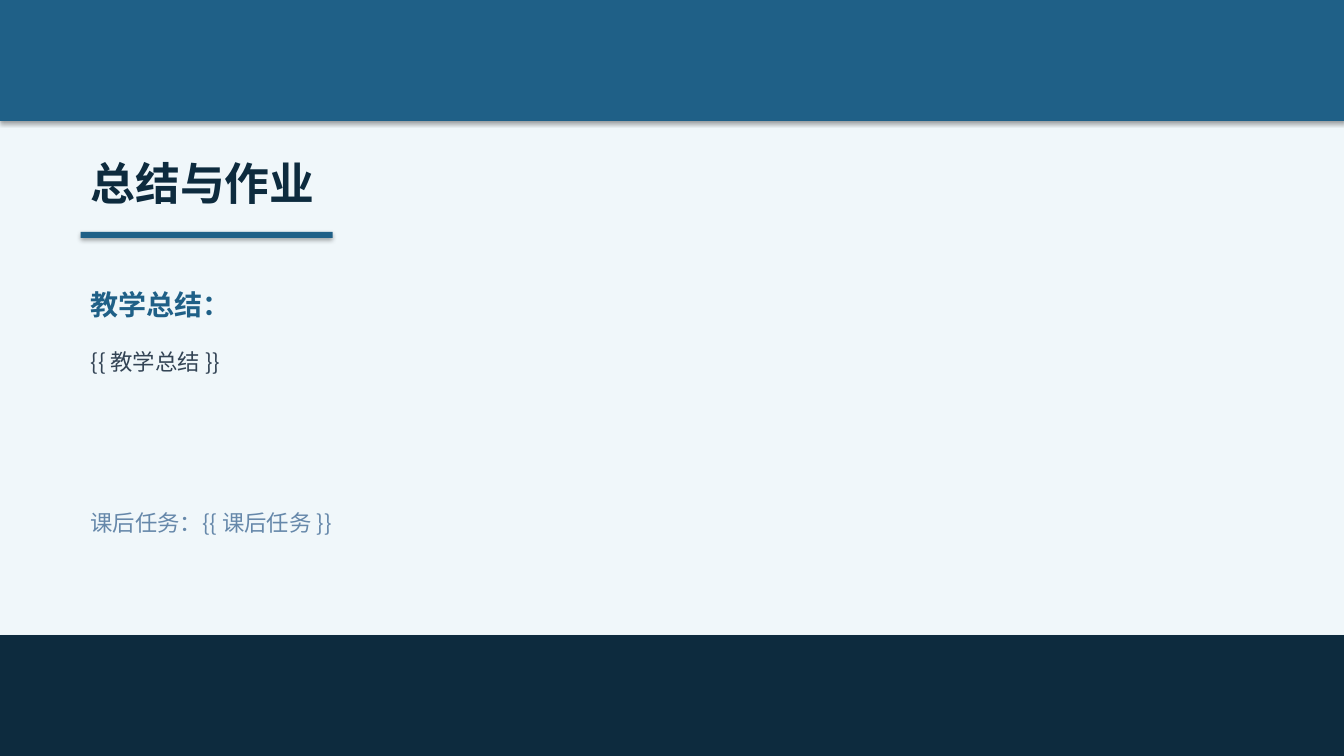
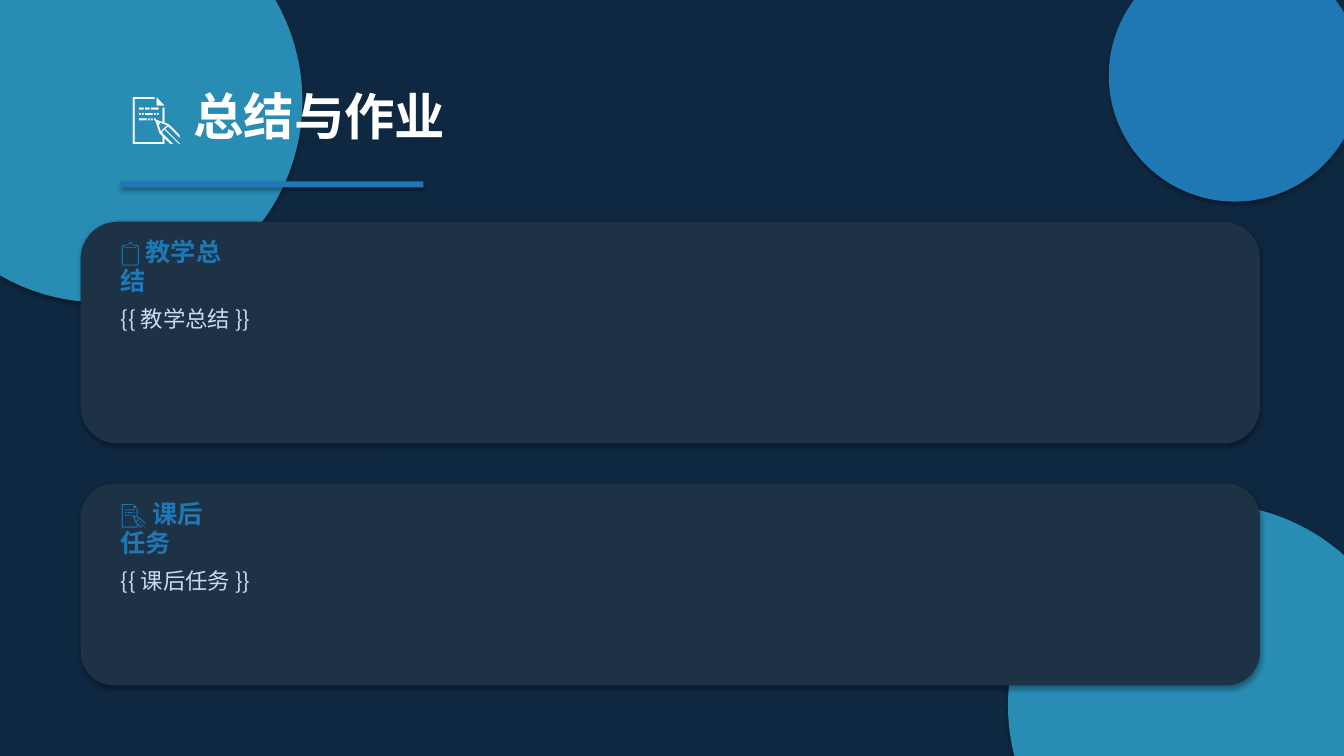
Before and after one commit to KK985956/water-intelligent-teaching, a slide deck: slide 9 of backend/data/template_hydraulics.pptx. Drawn at 1344x756 pixels with LibreOffice and Linux fonts; fonts in the diff are those of the drawing. Boxes give left, top, right and bottom in pixels: in the first picture for what was removed or moved away, otherwise in the second. Text is boxed around its words. In the diff, an @@ line names an element or a change of style, - is before the commit and + after.

```diff
--- a/backend/data/template_hydraulics.pptx
+++ b/backend/data/template_hydraulics.pptx
@@ background #F0F7FA to #FFFFFF @@
@@ rectangle: place and size @@
-rectangle at (0,0,1344,121)
+rectangle at (0,0,1344,756)
@@ rectangle at (0,0,1344,756): fill #1F6087 to #0F2841 @@
@@ ellipse added at (0,0,302,302), fill #288CB4 @@
@@ ellipse added at (1109,0,1344,202), fill #1F78B4 @@
@@ text at (193,84,445,148): text changed; size 32 to 36 pt; text colour #0D2B3E to #FFFFFF @@
-总结与作业
+📝 总结与作业
@@ rectangle: place and size @@
-rectangle at (81,232,333,238)
+rectangle at (121,181,423,188)
@@ rectangle at (121,181,423,188): fill #1F6087 to #1F78B4 @@
@@ rounded rectangle added at (81,222,1260,444), fill #1E3246 @@
@@ text at (121,239,222,292): text changed; size 16 to 18 pt; text colour #334455 to #1F78B4; bold on @@
-{{ 教学总结 }}
+📋 教学总结
@@ text at (141,308,230,329): text changed; size 20 to 16 pt; text colour #1F6087 to #C8DCF0; bold off @@
-教学总结：
+{{ 教学总结 }}
@@ rounded rectangle added at (81,484,1260,686), fill #1E3246 @@
@@ text added at (121,502,202,554), 18 pt, text #1F78B4, bold @@
+📝 课后任务
@@ ellipse added at (1008,504,1344,756), fill #288CB4 @@
@@ text at (141,570,230,591): text changed; text colour #6688AA to #C8DCF0 @@
-课后任务：{{ 课后任务 }}
+{{ 课后任务 }}
@@ rectangle removed at (0,635,1344,756) @@
```
Also in this commit, not shown: 8 other slides changed, 3 other files.
